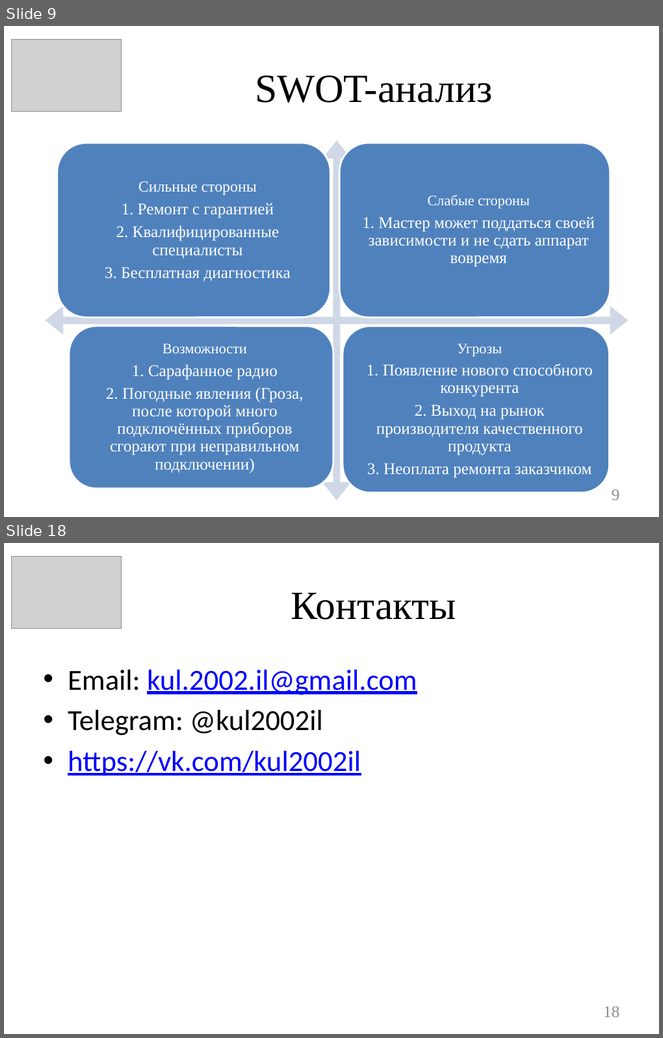
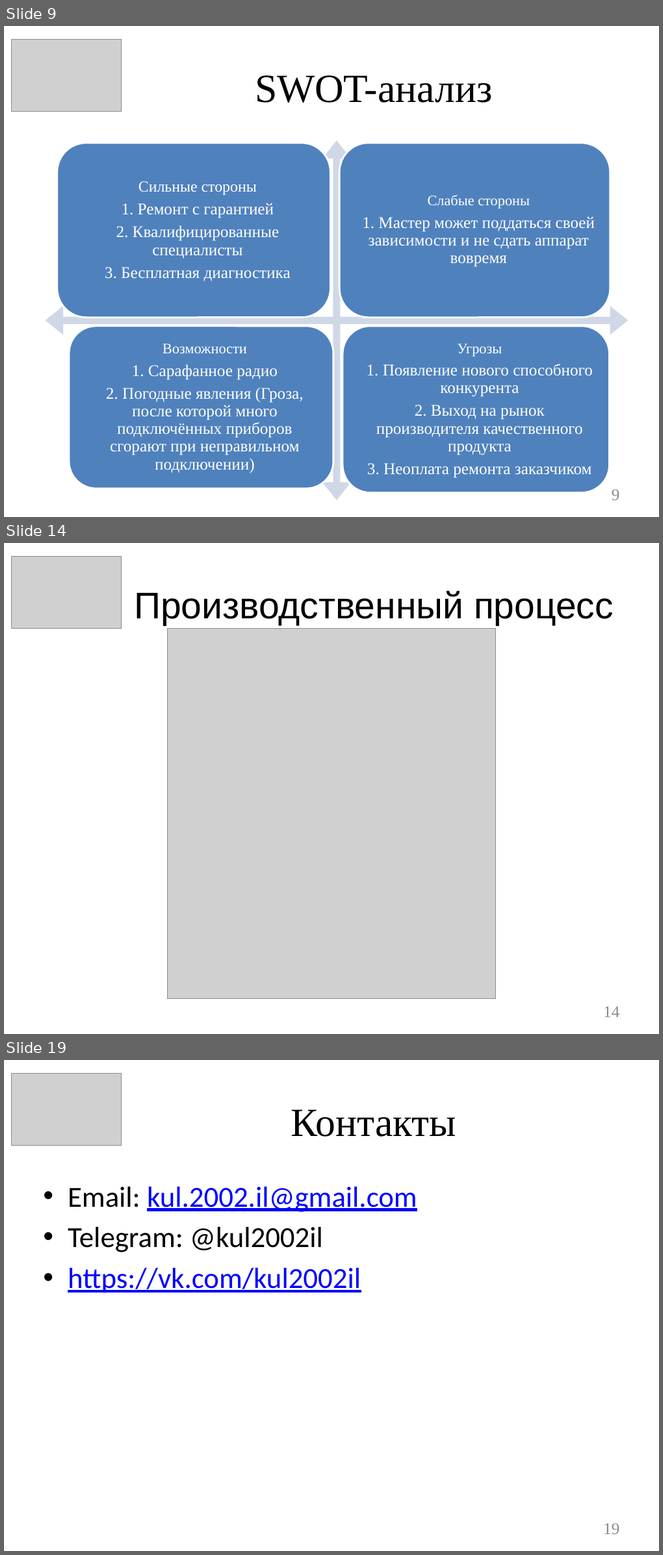
Before and after one commit to kul2002il/lab, a slide deck: Кулманаков Илья, 482(6).pptx. Shown one above the other, each under a label of ours: slides 9 and 18 before the commit, slides 9, 14 and 19 after it; the slides between them are not shown. The pictures are 663x1038 and 663x1555 pixels, drawn with LibreOffice and Linux fonts; fonts in the diff are those of the drawing; grey boxes stand for pictures. Boxes give left, top, right and bottom in pixels: in the first picture for what was removed or moved away, otherwise in the second. Text is boxed around its words. In the diff, an @@ line names an element or a change of style, - is before the commit and + after.

```diff
--- a/Кулманаков Илья, 482(6).pptx
+++ b/Кулманаков Илья, 482(6).pptx
@@ slide 14 added at <box>4,543,659,1034</box>, background #FFFFFF @@
@@ picture added at <box>12,557,121,629</box> @@
@@ text added at <box>134,590,614,625</box>, 40.7 pt, text #000000 @@
+Производственный процесс
@@ picture added at <box>167,629,495,1000</box> @@
@@ page number added at <box>603,1006,620,1017</box>, 18 pt, text #8B8B8B @@
+14
@@ what was slide 18 is now slide 19 @@
@@ page number at <box>603,1523,620,1534</box>: text changed @@
-18
+19
```
Also in this commit, not shown: 13 slides changed.
